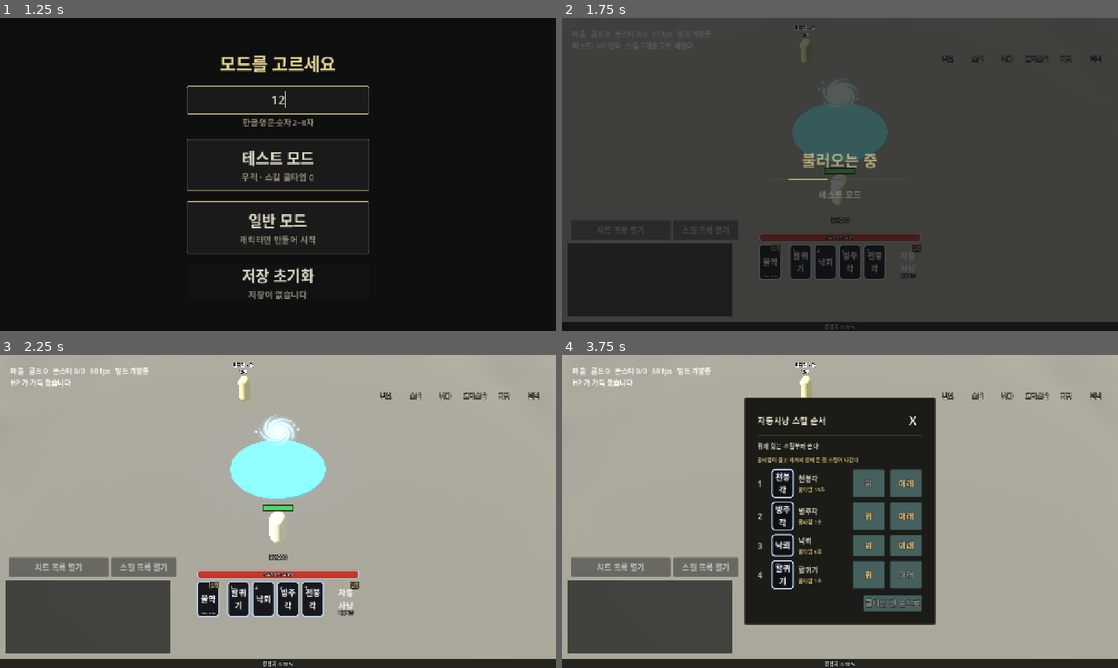
Above: before the commit, frames 1-4 (two rows, left to right).
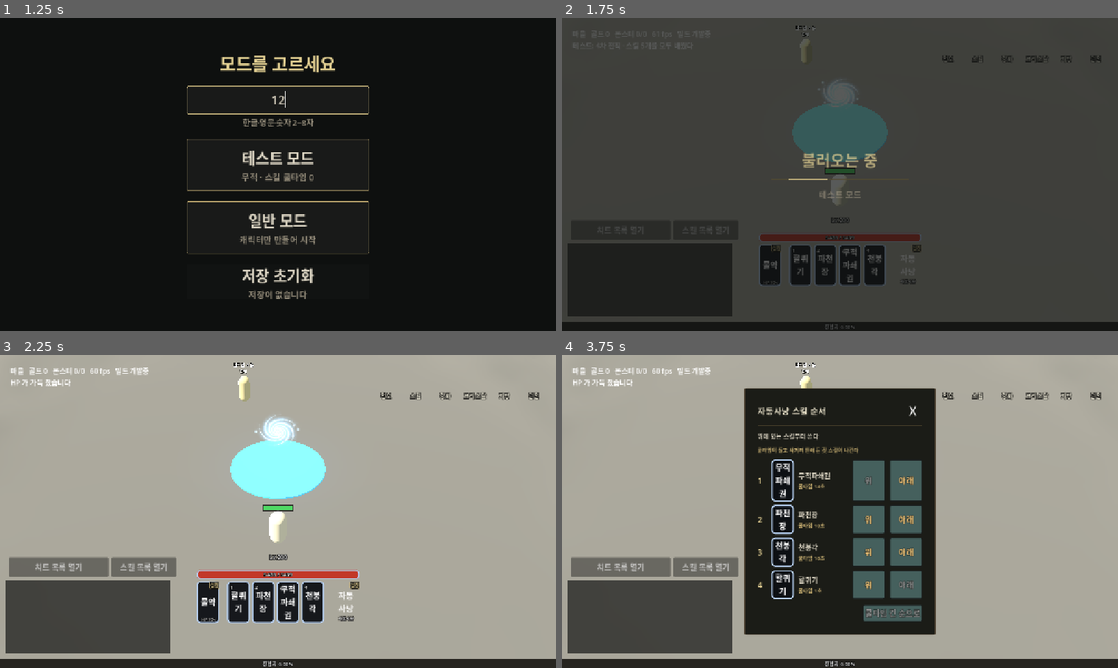
Above: after the commit, the same moments.

Repository: gogoalswo/MMORPG
Game: Godot game, scene res://start.tscn
Two runs of this game, one before a commit and one after it. Both use one fixed random seed, a clock stepped at 60 frames per second and the inputs below.
Inputs (mouse positions are in pixels of both pictures, inside the frame that each line leads up to; where the layout moved, square brackets give the same spot in the first picture):
- Up to frame 1 (1.25 s): click (278, 99) at 0.52 s; type "12" at 0.6 s
- Up to frame 2 (1.75 s): click (840, 165) at 1.27 s
- Up to frame 3 (2.25 s): click (205, 602) [205, 599] at 2 s
- Up to frame 4 (3.75 s): click "설정" at 2.75 s; click "설정" at 3.5 s

Frame 1 is identical in both runs. In frame 2, 0.7% of the frame differs, in the area x 35-64%, y 73-86%; in frame 3, 1.2%; in frame 4, 7.8%, in the area x 32-68%, y 10-90%.

Commit message:
격투가 스킬 배치 변경 — 파천장 1차·무적파쇄권 2차·폭렬권 3차, 낙뢰·빙주각 숨김
요청대로 Lv.1 할퀴기 · 30 파천장 · 70 무적파쇄권 · 120 폭렬권으로 옮기고, 낙뢰·빙주각은
hidden 칸으로 직업 목록에서 뺐다. 판정·이펙트 데이터는 남겨 되살리기 쉽게 했고, 저장에서
불러올 때 숨긴 스킬은 액션바에서만 뺀다.

Co-Authored-By: Claude Opus 5.5 <noreply@anthropic.com>
Claude-Session: https://claude.ai/code/session_011ZUGSvFjQ8GkaeAcF38vSk

Diff:
--- a/godot/data/skills.json
+++ b/godot/data/skills.json
@@ -301,6 +301,7 @@
       "maxTargets": 4,
       "reqLevel": 30,
       "tier": 1,
+      "hidden": true,
       "description": "번개를 세 번 내리꽂아 땅을 가른다."
     },
     "frost_pillar": {
@@ -315,6 +316,7 @@
       "maxTargets": 8,
       "reqLevel": 70,
       "tier": 2,
+      "hidden": true,
       "description": "땅을 짓밟아 사방에서 얼음 기둥을 솟구치게 한다."
     },
     "ki_burst": {
@@ -328,8 +330,8 @@
       "arc": 1.7453292519943295,
       "power": 12,
       "maxTargets": 8,
-      "reqLevel": 180,
-      "tier": 4,
+      "reqLevel": 30,
+      "tier": 1,
       "description": "기를 모아 손바닥으로 내질러 앞을 휩쓴다."
     },
     "nova_fist": {
@@ -343,8 +345,8 @@
       "arc": 6.283185307179586,
       "power": 14,
       "maxTargets": 10,
-      "reqLevel": 180,
-      "tier": 4,
+      "reqLevel": 120,
+      "tier": 3,
       "description": "주먹에 기를 실어 내질러 일대를 폭발시킨다."
     },
     "crush_fist": {
@@ -358,20 +360,18 @@
       "arc": 3.141592653589793,
       "power": 16,
       "maxTargets": 10,
-      "reqLevel": 180,
-      "tier": 4,
+      "reqLevel": 70,
+      "tier": 2,
       "description": "기마 자세로 기를 모았다가 주먹을 내질러 앞을 산산이 부순다."
     }
   },
   "byJob": {
     "fighter": [
       "rising_kick",
-      "thunder_fall",
-      "frost_pillar",
+      "ki_burst",
+      "crush_fist",
       "sky_breaker",
-      "ki_burst",
-      "nova_fist",
-      "crush_fist"
+      "nova_fist"
     ],
     "mage": [
       "fireball",
--- a/godot/server/kill_check.gd
+++ b/godot/server/kill_check.gd
@@ -23,7 +23,7 @@
 const KNOWN_SKILL_KEYS := [
 	"power", "hits", "cooldown", "castMs",  # 셈한다
 	"arc", "delayMs", "description", "hitGap", "id", "job", "maxTargets", "name",
-	"projectile", "range", "reqLevel", "tier",
+	"projectile", "range", "reqLevel", "tier", "hidden",
 ]
 const KNOWN_UPGRADE_KEYS := [
 	"extraHits", "zoneMs", "zoneTickMs", "zonePower", "followPower", "powerMul",  # 셈한다
--- a/godot/tests/job_advance_test.gd
+++ b/godot/tests/job_advance_test.gd
@@ -47,11 +47,11 @@
 	return w
 
 
-## 전직 전에는 낙뢰·빙주각·천붕각을 배우지도 쓰지도 못한다. 할퀴기는 된다
+## 전직 전에는 파천장·무적파쇄권·폭렬권을 배우지도 쓰지도 못한다. 할퀴기는 된다
 func _case_locked() -> void:
 	var w := _village(200)
 	var me: Dictionary = w.snapshot().players["me"]
-	for id in ["thunder_fall", "frost_pillar", "sky_breaker"]:
+	for id in ["ki_burst", "crush_fist", "nova_fist"]:
 		w.learn_skill("me", id)
 		if id in me.skills:
 			_fail("전직 전에 %s 을(를) 배웠다" % id)
@@ -59,13 +59,13 @@
 	if not ("rising_kick" in me.skills):
 		_fail("기본 스킬 할퀴기를 못 배웠다")
 	# 전직 전 저장에 배운 채로 남은 것도 못 쓴다
-	me.skills.append("thunder_fall")
-	me.skill_bar = ["thunder_fall"]
+	me.skills.append("ki_burst")
+	me.skill_bar = ["ki_burst"]
 	w.drain_events()
-	w.cast("me", "thunder_fall")
+	w.cast("me", "ki_burst")
 	if not _first(w.drain_events(), "skill").is_empty():
-		_fail("전직 전에 낙뢰가 나갔다")
-	print("  전직 전: 할퀴기만 배운다 · 낙뢰는 배워 있어도 안 나간다")
+		_fail("전직 전에 파천장가 나갔다")
+	print("  전직 전: 할퀴기만 배운다 · 파천장는 배워 있어도 안 나간다")
 
 
 ## NPC 창에는 **다음 전직 하나**만. 레벨이 모자라면 버튼이 안 눌린다
@@ -89,7 +89,7 @@
 	print("  NPC 창: 2차면 '3차 전직', Lv.29 에서는 1차 버튼이 막힌다, 4차 뒤엔 없다")
 
 
-## 버튼 → 시험 존(보스 한 마리) → 잡으면 전직 · 낙뢰 해금
+## 버튼 → 시험 존(보스 한 마리) → 잡으면 전직 · 파천장 해금
 func _case_trial() -> void:
 	var w := _village(1)
 	var me: Dictionary = w.snapshot().players["me"]
@@ -114,19 +114,19 @@
 	var events := w.drain_events()
 	if int(me.job_tier) != 1 or _first(events, "jobAdvanced").is_empty():
 		_fail("보스를 잡았는데 1차 전직이 안 됐다 (%d)" % int(me.job_tier))
-	w.learn_skill("me", "thunder_fall")
-	if not ("thunder_fall" in me.skills):
-		_fail("1차 전직 뒤에도 낙뢰를 못 배운다")
-	w.learn_skill("me", "frost_pillar")
-	if "frost_pillar" in me.skills:
-		_fail("1차 전직으로 빙주각(2차)까지 풀렸다")
+	w.learn_skill("me", "ki_burst")
+	if not ("ki_burst" in me.skills):
+		_fail("1차 전직 뒤에도 파천장를 못 배운다")
+	w.learn_skill("me", "crush_fist")
+	if "crush_fist" in me.skills:
+		_fail("1차 전직으로 무적파쇄권(2차)까지 풀렸다")
 
 	# 같은 시험을 다시 잡아도 2차가 되지는 않는다
 	mobs[0].hp = mobs[0].max_hp
 	w._hit_monster(me, mobs[0], 1e9, "")
 	if int(me.job_tier) != 1:
 		_fail("1차 시험 보스를 또 잡았더니 %d차가 됐다" % int(me.job_tier))
-	print("  1차: Lv.30 → job_1 · 보스 %s 처치 → 1차 · 낙뢰 해금 (빙주각은 잠김)" % mobs[0].kind)
+	print("  1차: Lv.30 → job_1 · 보스 %s 처치 → 1차 · 파천장 해금 (무적파쇄권은 잠김)" % mobs[0].kind)
 
 
 ## 차원문·던전 창 길(travel)로는 시험에 못 간다 — 전직 NPC 로만
@@ -165,8 +165,9 @@
 	if done.bg_color == ahead.bg_color:
 		_fail("1차를 마쳤는데 1차 점과 3차 점이 같은 색이다")
 	var icon: TextureRect = panel.find_child("skill_icon", true, false)
-	if icon.texture == null:
-		_fail("해금 스킬(빙주각) 아이콘이 없다 — npm run sync:godot 을 돌렸나")
+	# 2차 해금은 무적파쇄권인데 아이콘을 아직 안 만들었다 — 그때 창은 그림 자리에 이름을 적는다
+	if icon.texture == null and panel._skill_empty.text != "무적파쇄권":
+		_fail("해금 스킬(무적파쇄권)이 그림도 이름도 없다 ('%s')" % panel._skill_empty.text)
 	var level_row: Label = panel.find_child("level_row", true, false)
 	var boss_row: Label = panel.find_child("boss_row", true, false)
 	if not level_row.text.begins_with("레벨 70") or not boss_row.text.contains("Lv.69"):
@@ -212,19 +213,22 @@
 			_fail("%s 을(를) 안 배웠다" % id)
 	if me.skill_bar.size() != mini(all.size(), 4):
 		_fail("액션바가 %d칸" % me.skill_bar.size())
-	# 배운 낙뢰가 실제로 나간다
+	# 배운 파천장가 실제로 나간다
 	me.cast_until = 0
 	me.skill_ready_at = {}
-	game._transport._world.cast(game._transport.my_id(), "thunder_fall")
-	if int(me.skill_ready_at.get("thunder_fall", 0)) == 0:
-		_fail("모두 배운 뒤에도 낙뢰가 안 나간다")
+	game._transport._world.cast(game._transport.my_id(), "ki_burst")
+	if int(me.skill_ready_at.get("ki_burst", 0)) == 0:
+		_fail("모두 배운 뒤에도 파천장가 안 나간다")
 	print("  치트: %d차 전직 · 스킬 %d개 · 액션바 %s" % [int(me.job_tier), me.skills.size(), str(me.skill_bar)])
 
 
-## 전직 단계는 저장에 남는다
+## 전직 단계는 저장에 남는다. 숨긴 스킬(낙뢰)은 배운 기록은 남고 액션바에서만 빠진다
 func _case_save() -> void:
 	var w := _village(70)
-	w.snapshot().players["me"].job_tier = 2
+	var saved: Dictionary = w.snapshot().players["me"]
+	saved.job_tier = 2
+	saved.skills = ["rising_kick", "thunder_fall"]
+	saved.skill_bar = ["rising_kick", "thunder_fall"]
 	w.save("me")
 	var back := World.new()
 	back.open("village")
@@ -234,6 +238,9 @@
 	var tier := int(back.snapshot().players["me"].get("job_tier", -1))
 	if tier != 2:
 		_fail("저장에서 전직 단계가 %d (2 여야 한다)" % tier)
+	var loaded: Dictionary = back.snapshot().players["me"]
+	if loaded.skill_bar != ["rising_kick"] or not ("thunder_fall" in loaded.skills):
+		_fail("숨긴 낙뢰: 액션바 %s · 배운 것 %s (액션바에서만 빠져야 한다)" % [loaded.skill_bar, loaded.skills])
 	Save.clear()
 
 
--- a/godot/tests/lightning_fx_test.gd
+++ b/godot/tests/lightning_fx_test.gd
@@ -357,10 +357,10 @@
 
 
 ## **"기절" 강화가 붙으면 붉은 번개**, 떼면 다시 푸른 번개 (2026-09-23 요청).
-## 테스트 단추 요청("전체 1번 강화")으로 붙인다. 풀이 한 벌을 되감아
-## 쓰므로 붉게 칠한 것이 **다음 푸른 낙뢰에 남지 않는지**도 본다
+## 판정에 강화를 직접 붙인다 — 낙뢰가 숨김이라(2026-09-29) "전체 강화" 테스트 단추가 안 붙인다.
+## 풀이 한 벌을 되감아 쓰므로 붉게 칠한 것이 **다음 푸른 낙뢰에 남지 않는지**도 본다
 func _case_red(game: Node3D) -> void:
-	game._transport.send(&"debugUpgradeAll", {"slot": 0})
+	_give_upgrade(game, "stun")
 	for pair in [[true, "붉은"], [false, "푸른"]]:
 		if not pair[0]:
 			game._transport.send(&"debugResetUpgrades", {})
@@ -388,7 +388,7 @@
 ## 떼면 다시 세 번이다 (풀이 한 벌이라 옆 번개가 남으면 안 된다)
 func _case_wide(game: Node3D) -> void:
 	game._transport.send(&"debugResetUpgrades", {})
-	game._transport.send(&"debugUpgradeAll", {"slot": 1})
+	_give_upgrade(game, "wide")
 	_cast(game)
 	for i in 4:
 		await process_frame
@@ -471,3 +471,9 @@
 	else:
 		print("낙뢰 이펙트: %d개 실패" % _failed)
 		quit(1)
+
+
+## 낙뢰에 강화 하나를 판정 쪽에 곧바로 붙인다 (숨긴 스킬이라 테스트 단추로는 안 붙는다)
+func _give_upgrade(game: Node3D, upgrade_id: String) -> void:
+	var me: Dictionary = game._transport._world.snapshot().players[game._transport.my_id()]
+	me.skill_upgrades = {"thunder_fall": [upgrade_id]}
--- a/godot/tests/skill_test.gd
+++ b/godot/tests/skill_test.gd
@@ -577,7 +577,8 @@
 	w.set_skill_bar("me", ["thunder_fall"])
 	for wide in [false, true]:
 		if wide:
-			w.debug_upgrade_all("me", 1)
+			# 낙뢰는 숨김이라(2026-09-29) "전체 강화" 치트가 안 붙인다 — 직접 붙인다
+			me.skill_upgrades = {"thunder_fall": ["wide"]}
 		me.skill_ready_at = {}
 		me.cast_until = 0
 		me.rot = PI / 2.0
--- a/godot/tests/ui_test.gd
+++ b/godot/tests/ui_test.gd
@@ -1553,7 +1553,8 @@
 func _check_upgrades(game: Node3D, me: Dictionary, panel: Control, screen: Vector2) -> void:
 	var world: World = game._transport._world
 	world.debug_reset_upgrades("me")
-	var index: int = Skills.for_job(str(me.job)).find("thunder_fall")
+	# 낙뢰(강화 기절·범위)로 보다가 낙뢰를 숨기면서(2026-09-29) 할퀴기로 옮겼다
+	var index: int = Skills.for_job(str(me.job)).find("rising_kick")
 	game._pick_skill(index)
 	await process_frame
 	var cards: Array = game._upgrade_cards
@@ -1568,31 +1569,31 @@
 	var feed: Button = game._feed_button
 	me.skill_exp = 0
 	game._redraw_skills()
-	if str(cards[0].name.text) != "기절" or not cards[0].pick.visible or not feed.disabled:
-		_fail("낙뢰 1번 강화가 '기절'·골라짐·넣기 꺼짐이어야 하는데 '%s'·%s·%s" % [
+	if str(cards[0].name.text) != "위력" or not cards[0].pick.visible or not feed.disabled:
+		_fail("할퀴기 1번 강화가 '위력'·골라짐·넣기 꺼짐이어야 하는데 '%s'·%s·%s" % [
 			cards[0].name.text, cards[0].pick.visible, feed.disabled])
-	if cards[1].hit.disabled or str(cards[1].name.text) != "범위":
-		_fail("낙뢰 2번 강화가 '범위' 로 골라질 수 있어야 하는데 '%s'" % cards[1].name.text)
+	if cards[1].hit.disabled or str(cards[1].name.text) != "연타":
+		_fail("할퀴기 2번 강화가 '연타' 로 골라질 수 있어야 하는데 '%s'" % cards[1].name.text)
 	if feed.get_global_rect().end.x > box.end.x or feed.get_global_rect().end.y > box.end.y:
 		_fail("넣기 단추 %s 가 창 밖이다" % feed.get_global_rect())
 
-	# 던전 2단계만큼(2000) 있으면 2000 만 들어가고, 테스트 단추(+10만)로 채우면 완료
-	# (낙뢰는 1차 전직 스킬이라 10000)
-	me.skill_exp = 2000
+	# 400 있으면 400 만 들어가고, 테스트 단추(+10만)로 채우면 완료
+	# (할퀴기는 기본 스킬이라 1000)
+	me.skill_exp = 400
 	game._redraw_skills()
-	if feed.disabled or not str(game._upgrade_hint.text).begins_with("스킬 경험치 2000"):
+	if feed.disabled or not str(game._upgrade_hint.text).begins_with("스킬 경험치 400"):
 		_fail("스킬 경험치가 있는데 넣기가 꺼져 있거나 안내가 틀리다 ('%s')" % game._upgrade_hint.text)
 	feed.pressed.emit()
-	if str(cards[0].amount.text) != "경험치 2000 / 10000" or int(cards[0].bar.value) != 2000 or not feed.disabled:
-		_fail("2000 을 넣었는데 '%s' · 넣기 꺼짐 %s" % [cards[0].amount.text, feed.disabled])
+	if str(cards[0].amount.text) != "경험치 400 / 1000" or int(cards[0].bar.value) != 400 or not feed.disabled:
+		_fail("400 을 넣었는데 '%s' · 넣기 꺼짐 %s" % [cards[0].amount.text, feed.disabled])
 	game._test_button("", 10, 10, &"debugSkillExp", {}).pressed.emit()
 	feed.pressed.emit()
 	await process_frame
-	if me.skill_upgrades.get("thunder_fall", []) != ["stun"] or str(cards[0].amount.text) != "강화 완료" \
+	if me.skill_upgrades.get("rising_kick", []) != ["wide"] or str(cards[0].amount.text) != "강화 완료" \
 			or not feed.disabled:
-		_fail("10000 을 채웠는데 강화가 안 붙었다 (%s · '%s')" % [str(me.skill_upgrades), cards[0].amount.text])
-	else:
-		print("  강화 칸: %s · 2000 → +10만으로 '%s' · 남은 %d" % [box, cards[0].amount.text, int(me.skill_exp)])
+		_fail("1000 을 채웠는데 강화가 안 붙었다 (%s · '%s')" % [str(me.skill_upgrades), cards[0].amount.text])
+	else:
+		print("  강화 칸: %s · 400 → +10만으로 '%s' · 남은 %d" % [box, cards[0].amount.text, int(me.skill_exp)])
 	world.debug_reset_upgrades("me")
 
 
--- a/godot/world/world.gd
+++ b/godot/world/world.gd
@@ -1297,9 +1297,12 @@
 			learned.append(str(id))
 	player.skills = learned
 	player.skill_points = int(saved.get("skill_points", 0))
+	# 숨긴 스킬(`hidden`, 직업 목록에 없는 것)은 액션바에서만 뺀다 — 배운 기록은 남겨 둬서
+	# 숨김을 풀면 스킬창에서 다시 올리면 된다
+	var listed := Skills.for_job(str(player.job))
 	var bar: Array = []
 	for id in saved.get("skill_bar", []):
-		if str(id) in learned:
+		if str(id) in learned and str(id) in listed:
 			bar.append(str(id))
 	player.skill_bar = bar
 	# 자동 사냥 스킬 순서 — 없던 칸이라 옛 저장은 빈 목록(쿨타임 긴 순)으로 읽힌다
Not shown, changed: docs/features/job-advance.md
Not shown, changed: docs/features/skills.md
Not shown, changed: packages/shared/src/jobAdvance.test.ts
Not shown, changed: packages/shared/src/skills.ts
